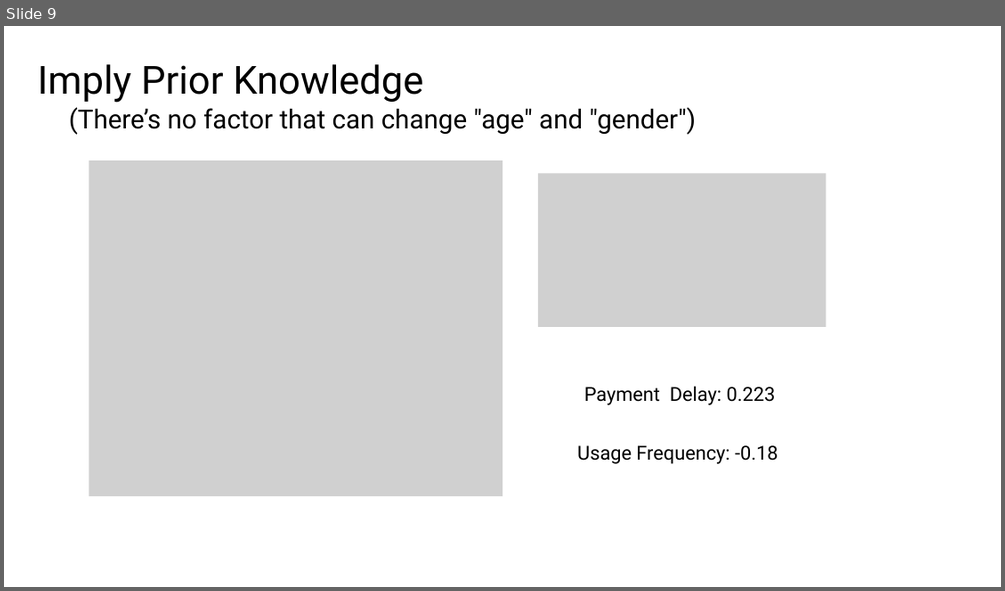
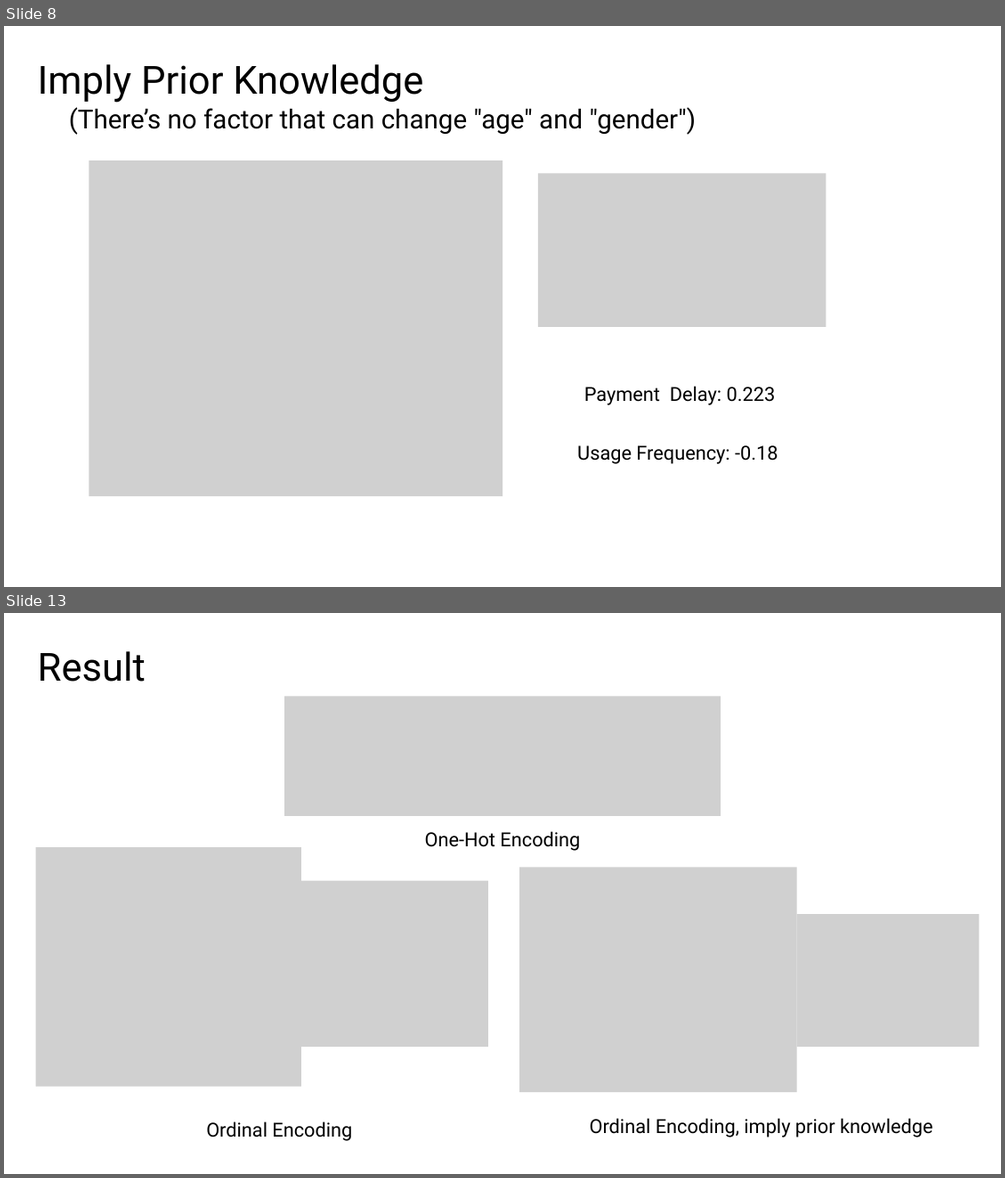
Before and after one commit to LeeMoofon0222/Vizuro_Intern, a slide deck: cc_process/Customer Churn.pptx. Shown one above the other, each under a label of ours: slide 9 before the commit, slides 8 and 13 after it; the slides between them are not shown. The pictures are 1005x591 and 1005x1178 pixels, drawn with LibreOffice and Linux fonts; fonts in the diff are those of the drawing; grey boxes stand for pictures; background and template pictures are left out. Boxes give left, top, right and bottom in pixels: in the first picture for what was removed or moved away, otherwise in the second. Text is boxed around its words. In the diff, an @@ line names an element or a change of style, - is before the commit and + after.

```diff
--- a/cc_process/Customer Churn.pptx
+++ b/cc_process/Customer Churn.pptx
@@ slide 13 added at (4,613,1001,1174), background picture (left out) @@
@@ freeform shape added at (4,613,1001,1174), fill #FFFFFF at 75% opacity @@
@@ text added at (38,651,146,682), 56 pt, text #000000 @@
+Result
@@ picture added at (284,697,720,816) @@
@@ picture added at (36,847,301,1086) @@
@@ text added at (425,831,580,851), 28 pt, text #000000 @@
+One-Hot Encoding
@@ picture added at (519,868,796,1092) @@
@@ picture added at (299,881,488,1046) @@
@@ picture added at (796,914,979,1046) @@
@@ text added at (590,1118,933,1137), 28 pt, text #000000 @@
+Ordinal Encoding, imply prior knowledge
@@ text added at (206,1121,352,1141), 28 pt, text #000000 @@
+Ordinal Encoding
@@ what was slide 9 is now slide 8 @@
```
Also in this commit, not shown: 5 slides changed, 5 other slides added, 1 slide removed, 14 other files.
